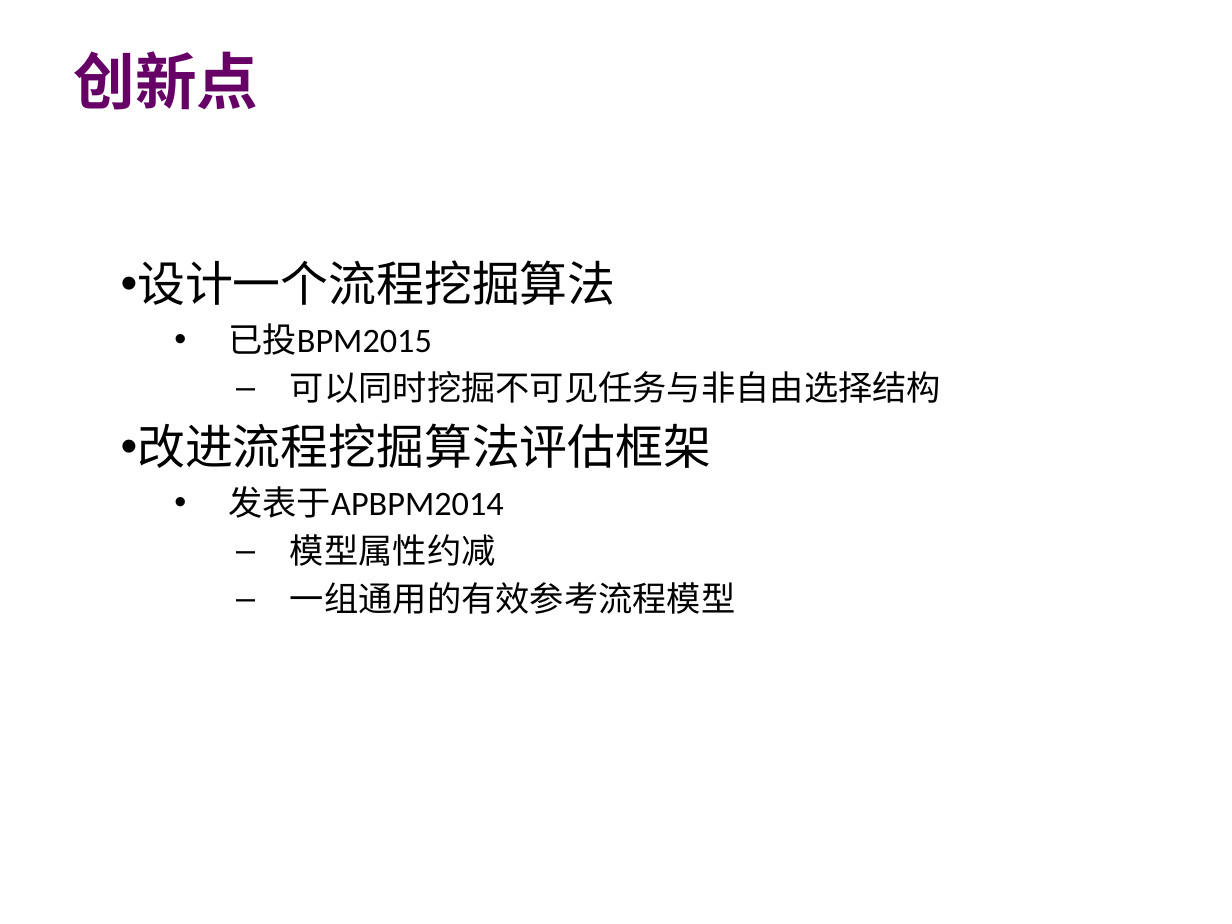
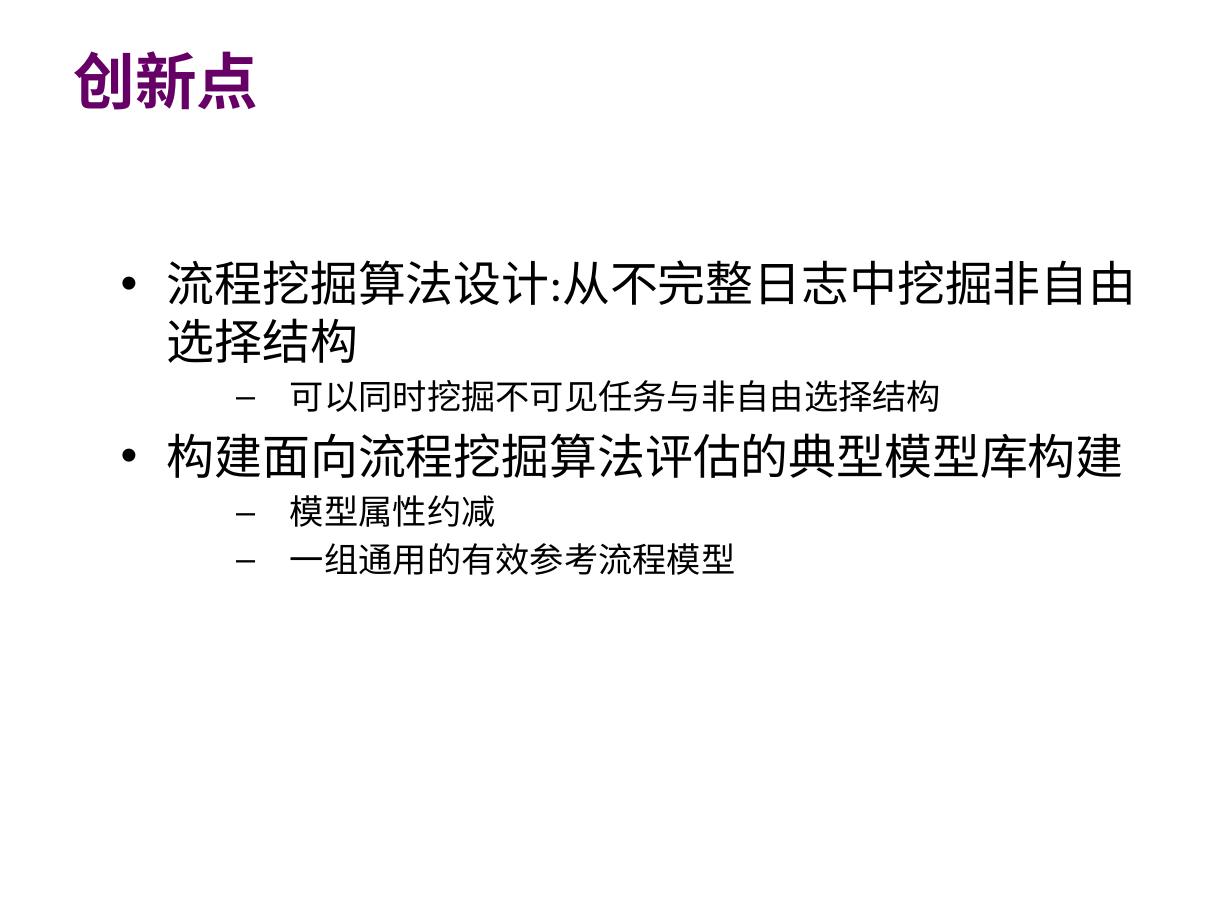
Before and after one commit to guoqinlong/Master-Thesis, a slide deck: slide 21 of 郭秦龙初稿汇报.pptx. Drawn at 1232x924 pixels with LibreOffice and Linux fonts; fonts in the diff are those of the drawing; background and template pictures are left out. Boxes give left, top, right and bottom in pixels: in the first picture for what was removed or moved away, otherwise in the second. Text is boxed around its words. In the diff, an @@ line names an element or a change of style, - is before the commit and + after.

Commit message:
Update PPT

```diff
--- a/郭秦龙初稿汇报.pptx
+++ b/郭秦龙初稿汇报.pptx
@@ text at [167, 260, 1137, 363]: text changed @@
-• 设计一个流程挖掘算法
-    • 已投BPM2015
+• 流程挖掘算法设计:从不完整日志中挖掘非自由选择结构
@@ text at [167, 433, 1124, 478]: text changed @@
-• 改进流程挖掘算法评估框架
-    • 发表于APBPM2014
+• 构建面向流程挖掘算法评估的典型模型库构建
```
Also in this commit, not shown: 11 other slides changed.
